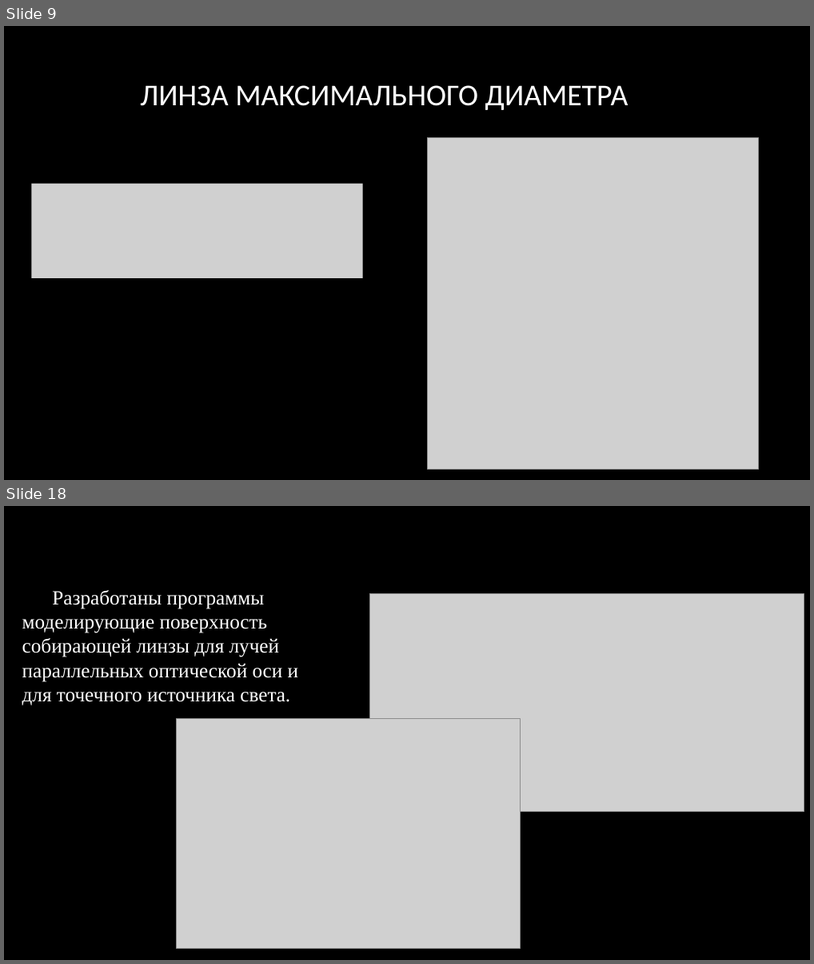
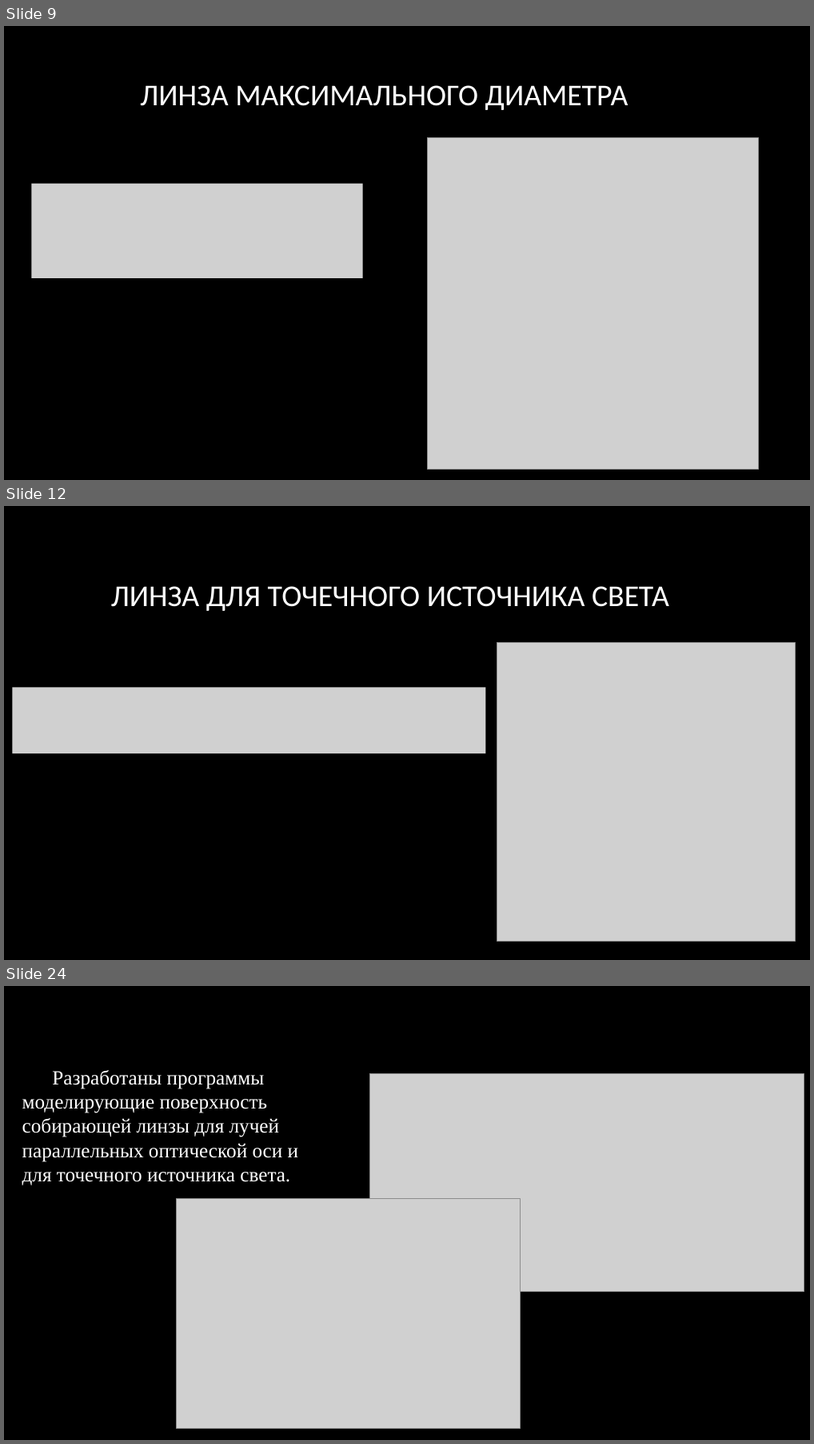
Before and after one commit to KondratovichMaxim/sciense, a slide deck: создания идеальной линзы.pptx. Shown one above the other, each under a label of ours: slides 9 and 18 before the commit, slides 9, 12 and 24 after it; the slides between them are not shown. The pictures are 814x964 and 814x1444 pixels, drawn with LibreOffice and Linux fonts; fonts in the diff are those of the drawing; grey boxes stand for pictures; background and template pictures are left out. Boxes give left, top, right and bottom in pixels: in the first picture for what was removed or moved away, otherwise in the second. Text is boxed around its words. In the diff, an @@ line names an element or a change of style, - is before the commit and + after.

```diff
--- a/создания идеальной линзы.pptx
+++ b/создания идеальной линзы.pptx
@@ slide 12 added at (4, 506, 810, 960), background picture (left out) @@
@@ title added at (111, 586, 670, 611), 36 pt, text #FFFFFF @@
+ЛИНЗА ДЛЯ ТОЧЕЧНОГО ИСТОЧНИКА СВЕТА
@@ picture added at (497, 642, 795, 940) @@
@@ picture added at (13, 687, 486, 753) @@
@@ what was slide 18 is now slide 24 @@
```
Also in this commit, not shown: 4 slides changed, 12 other slides added, 7 slides removed, 5 other files.
